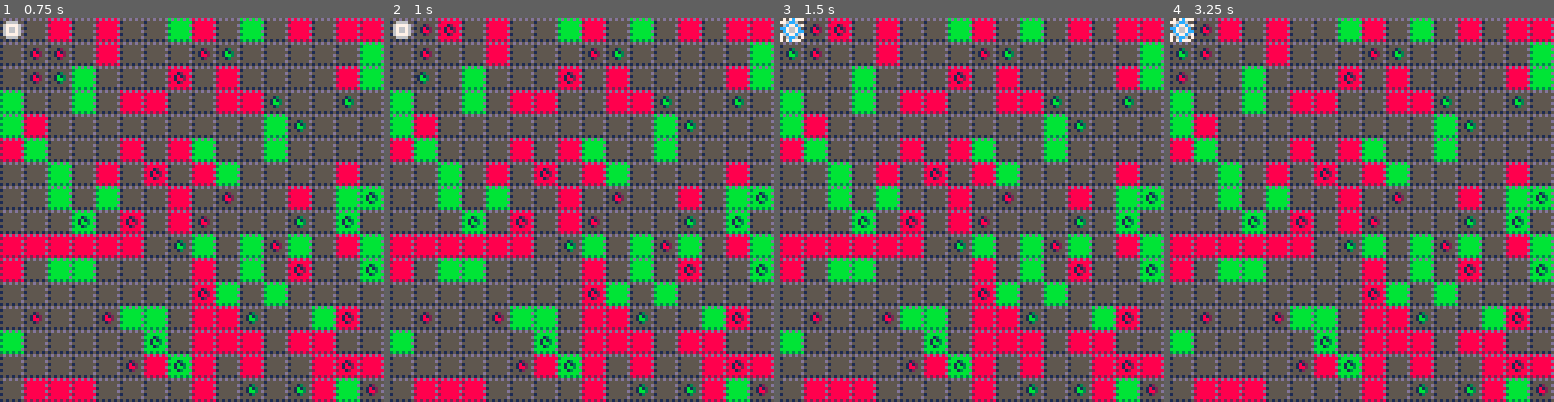
Above: before the commit, frames 1-4 (left to right).
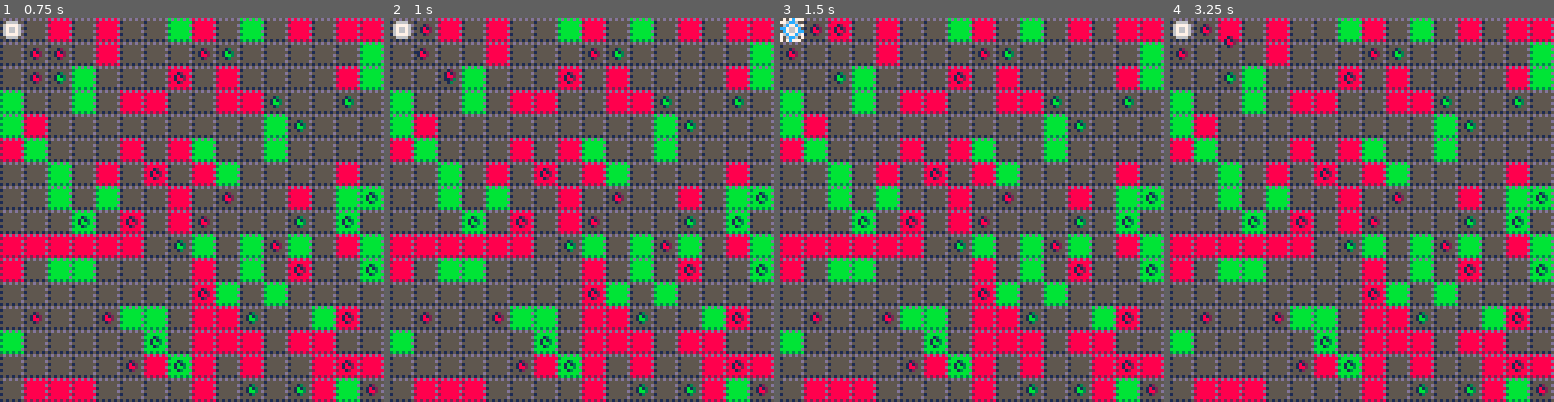
Above: after the commit, the same moments.

Repository: jcwilk/dv_prototype
Game: PICO-8 cartridge divproto.p8
Same seed, same stepped clock (60 frames per second), same inputs: the game is played once before the commit and once after it.
Inputs:
- Up to frame 1 (0.75 s): tap O (Z key) at 0.7 s
- Up to frame 2 (1 s): no input
- Up to frame 3 (1.5 s): no input
- Up to frame 4 (3.25 s): hold Right 1.6-2.1 s; tap O (Z key) every 0.4 s from 1.7 to 2.9 s; hold Up 2.15-2.42 s; hold Right 2.47-3.03 s; hold Left from 3.08 s (still down)

Frame 1 is identical in both runs. In frame 2, 0.3% of the frame differs, in the area x 7-18%, y 1-18%; in frame 3, 0.2%; in frame 4, 0.5%, in the area x 0-18%, y 0-18%.

Commit message:
Make player only able to drop without moving
This makes it SIGNIFICNATLY more difficult so I adjusted mob and player
range to compensate

Diff:
--- a/divproto.p8
+++ b/divproto.p8
@@ -207,7 +207,7 @@
 function highlight_moves()
  local max_path=2
  if player.col!=0 then
-  max_path=5-player.count
+  max_path=7-player.count
  end
  highlighted_moves=get_path_moves(player,mobs.get_all_coords(),max_path)
  foreach(highlighted_moves,function(move)
@@ -305,9 +305,12 @@
 
 function choose_move()
  dehighlight_moves()
+ local exchange = player.col != 0 or selected_move[1] != player.x or selected_move[2] != player.y
 
  make_path_tween(player,selected_move,6).after=function()
-  exchange_color()
+  if exchange then
+   exchange_color()
+  end
   anims.after(function()
 			mobs.move()
    anims.after(function()
@@ -568,7 +571,7 @@
 
 -->8
 mob_spd=8
-mob_max_path=4
+mob_max_path=3
 mobs = {
  all={},
  by_coord={},
